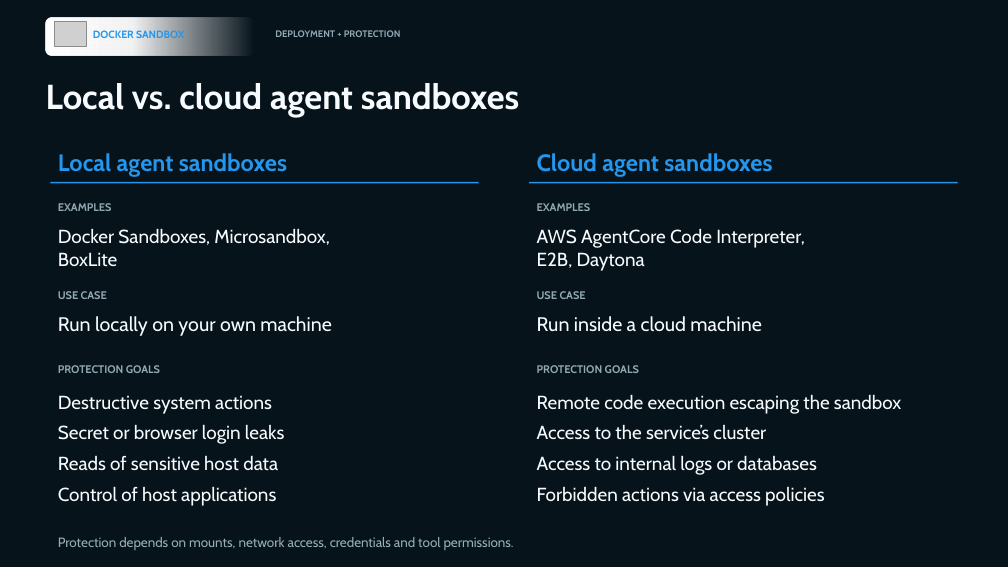
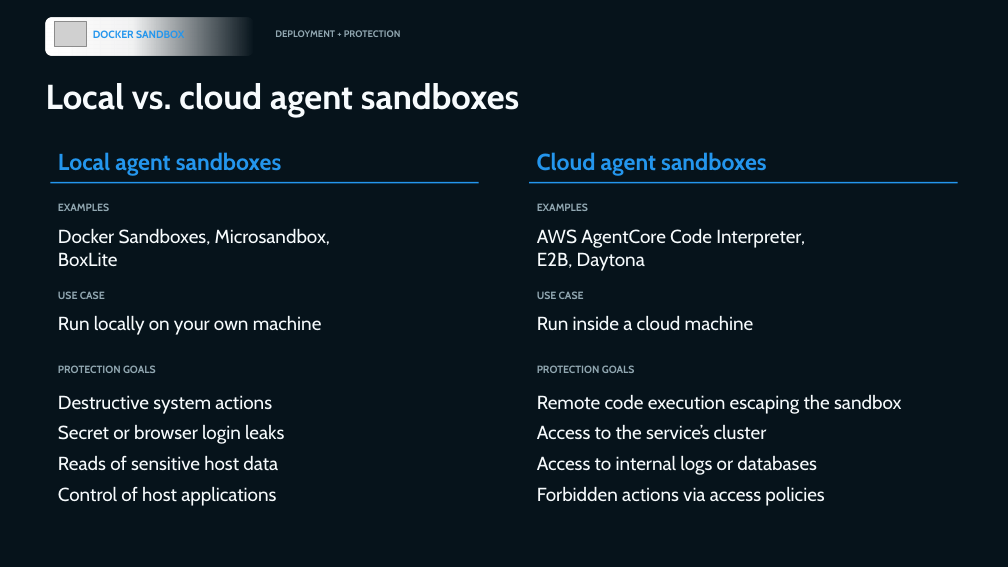
Before and after one commit to sirknigget/sbx-demo, a slide deck: slide 10 of presentation/SBX-demo.pptx. Drawn at 1008x567 pixels with LibreOffice and Linux fonts; fonts in the diff are those of the drawing; grey boxes stand for pictures. Boxes give left, top, right and bottom in pixels: in the first picture for what was removed or moved away, otherwise in the second. Text is boxed around its words. In the diff, an @@ line names an element or a change of style, - is before the commit and + after.

Commit message:
slides

```diff
--- a/presentation/SBX-demo.pptx
+++ b/presentation/SBX-demo.pptx
@@ text "Local agent sandboxes" at [58, 152, 281, 176]: size 22.5 to 22 pt @@
@@ text "Cloud agent sandboxes" at [537, 152, 766, 176]: size 22.5 to 22 pt @@
@@ size 10.5 to 10 pt in 6 elements at [537, 365, 635, 373], [58, 365, 156, 373], [537, 203, 588, 211], [537, 291, 584, 299], [58, 203, 109, 211], [58, 291, 105, 299] @@
@@ text "Run locally on your own ..." at [58, 316, 322, 335]: size 18.8 to 18 pt @@
@@ text "Run inside a cloud machine" at [537, 316, 754, 330]: size 18.8 to 18 pt @@
@@ text removed at [58, 537, 514, 550] @@
-Protection depends on mounts, network access, credentials and tool permissions.
```
Also in this commit, not shown: 1 other slide changed.
